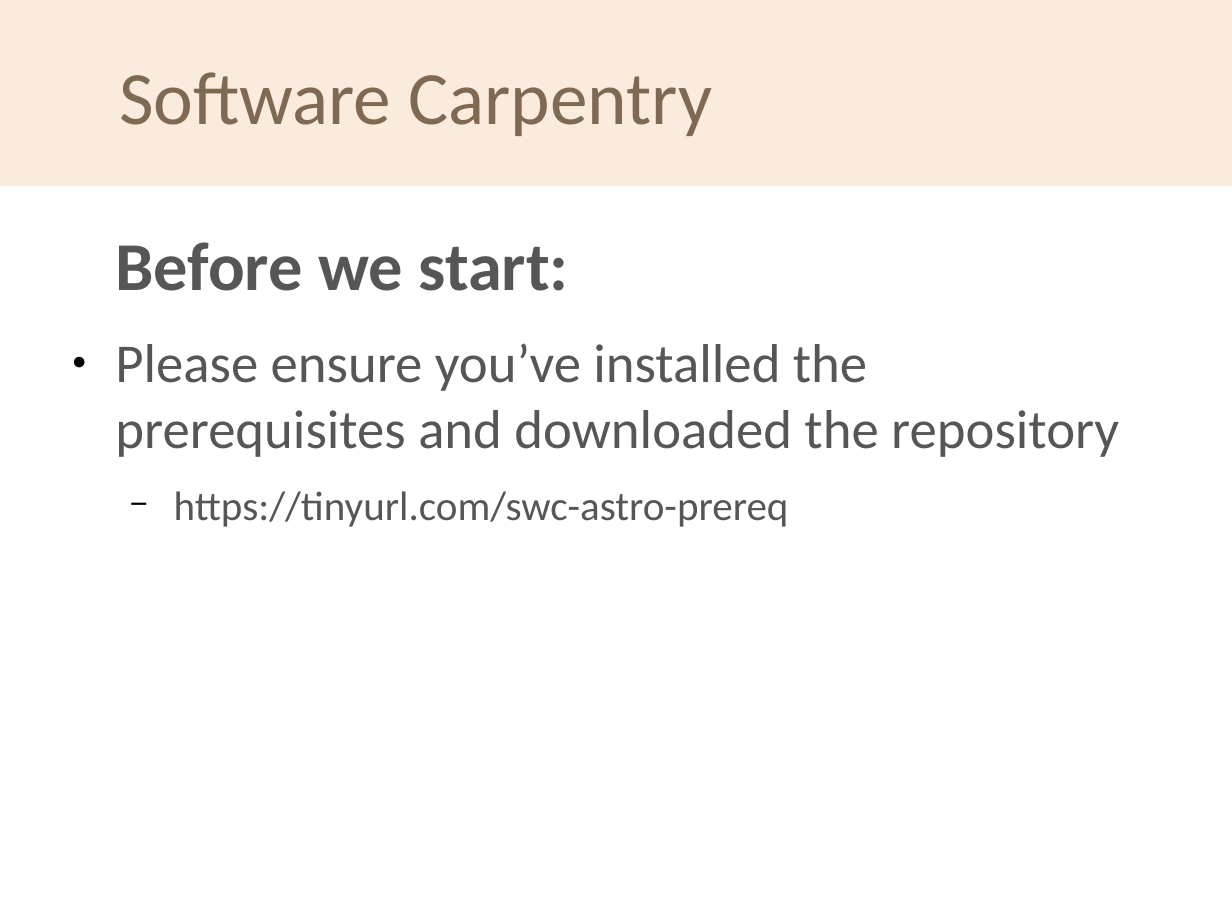
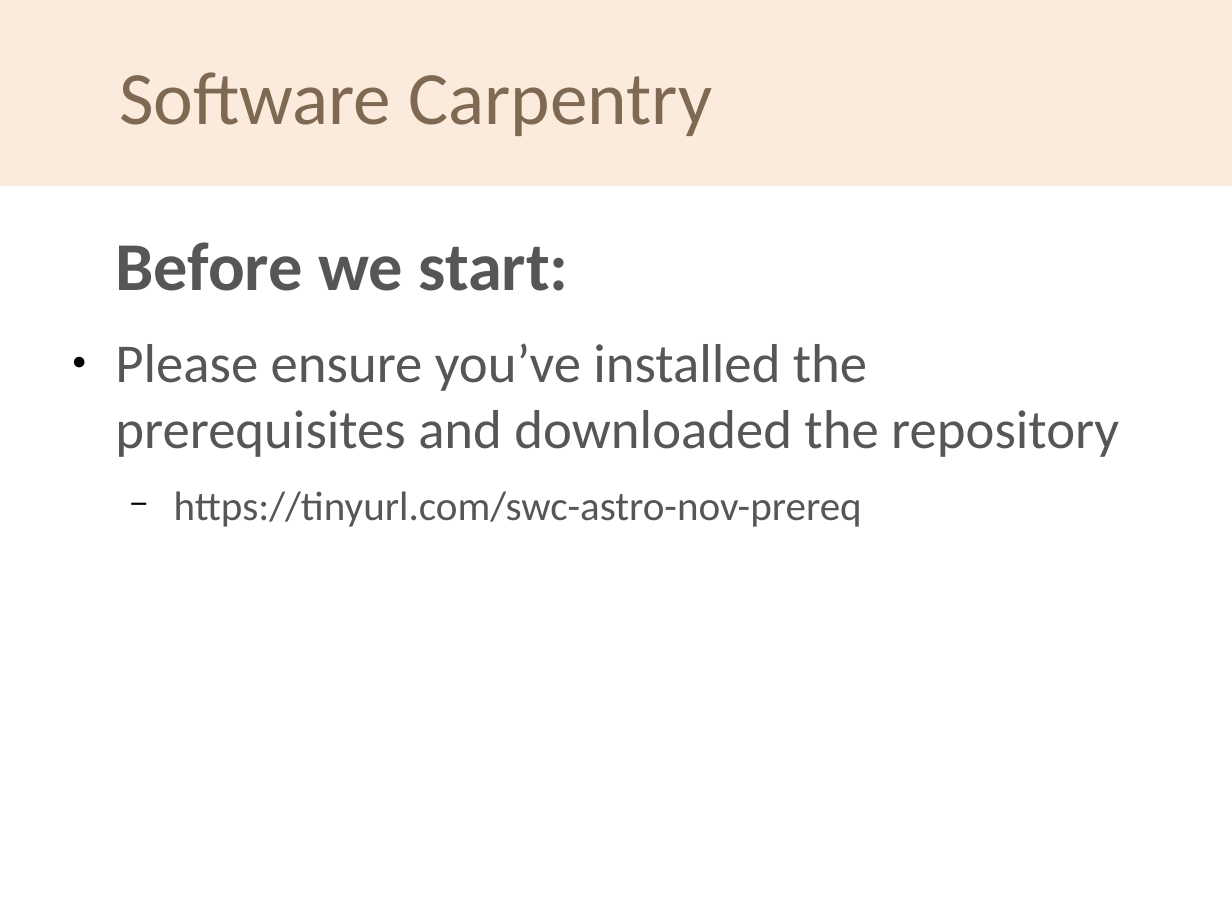
Before and after one commit to softwaresaved/2020-04-30-ramp-swc, a slide deck: slide 2 of welcome/swc-rsg-short-intro.odp. Drawn at 1232x924 pixels with LibreOffice and Linux fonts; fonts in the diff are those of the drawing; background and template pictures are left out. Boxes give left, top, right and bottom in pixels: in the first picture for what was removed or moved away, otherwise in the second. Text is boxed around its words. In the diff, an @@ line names an element or a change of style, - is before the commit and + after.

```diff
--- a/welcome/swc-rsg-short-intro.odp
+++ b/welcome/swc-rsg-short-intro.odp
@@ text at (174,491,862,527): text changed @@
-  − https://tinyurl.com/swc-astro-prereq
+  − https://tinyurl.com/swc-astro-nov-prereq
```
Also in this commit, not shown: 2 other slides changed, 4 other files.
